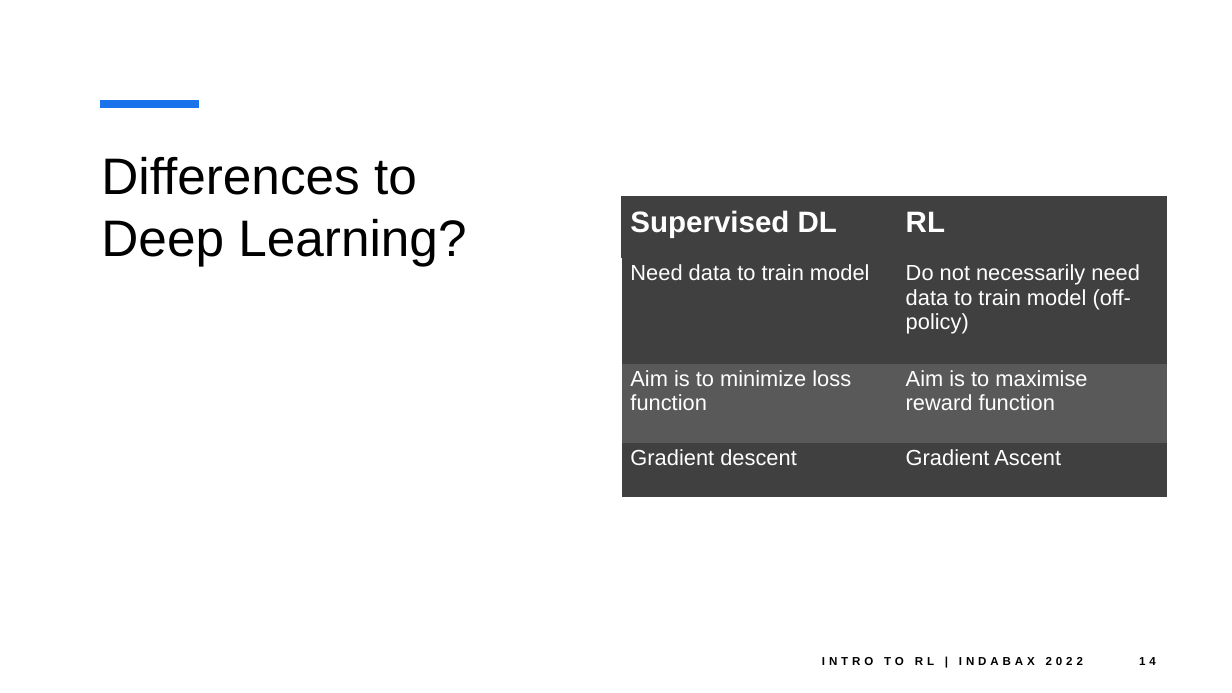
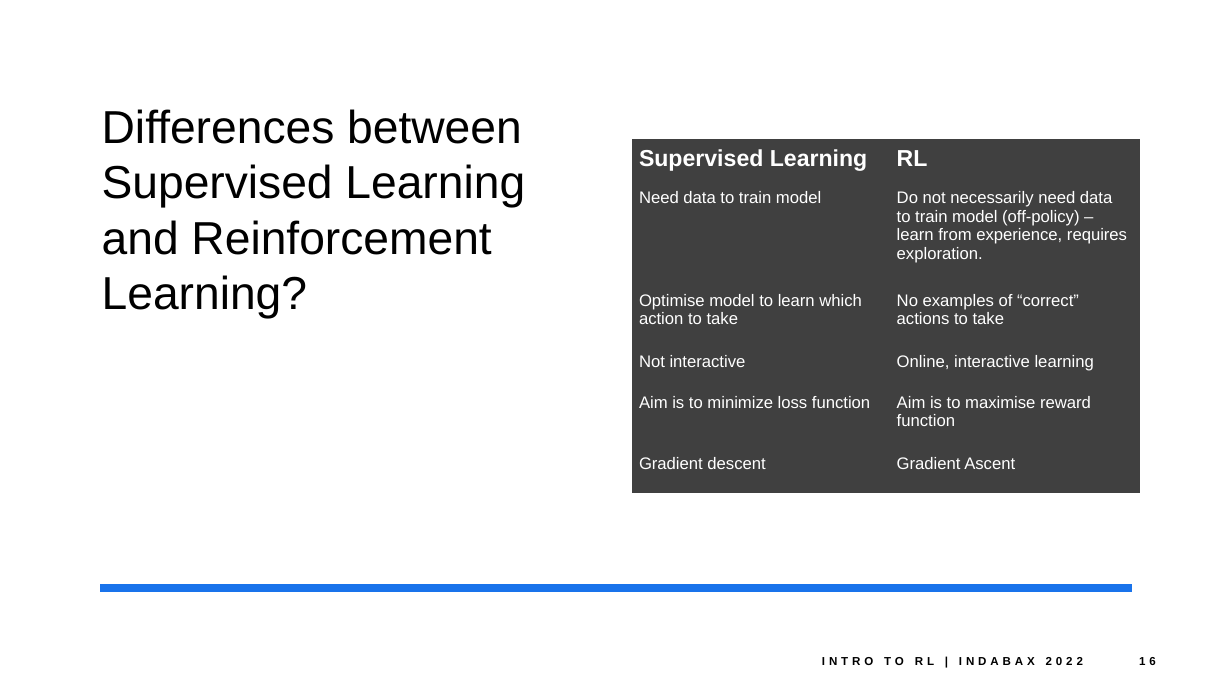
Before and after one commit to ashwineepandey/talk-indabax-2022, a slide deck: slide 16 of IntroToReinforcementLearning_IndabaX2022_001.pptx (slide 14 before the commit). Drawn at 1232x693 pixels with LibreOffice and Linux fonts; fonts in the diff are those of the drawing. Boxes give left, top, right and bottom in pixels: in the first picture for what was removed or moved away, otherwise in the second. Text is boxed around its words. In the diff, an @@ line names an element or a change of style, - is before the commit and + after.

```diff
--- a/IntroToReinforcementLearning_IndabaX2022_001.pptx
+++ b/IntroToReinforcementLearning_IndabaX2022_001.pptx
@@ line removed from (100, 104) to (199, 104) @@
@@ title at (102, 109, 525, 319): text changed; size 40 to 36 pt @@
-Differences to Deep Learning?
+Differences between Supervised Learning and Reinforcement Learning?
@@ table at (632, 139, 1141, 494) @@
-row 1: Supervised DL | RL
-row 2: Need data to train model | Do not necessarily need data to train model (off-policy)
+row 1: Supervised Learning | RL
+row 2: Need data to train model | Do not necessarily need data to train model (off-policy) – learn from experience, requires exploration.
+row 3: Optimise model to learn which action to take | No examples of “correct” actions to take
+row 4: Not interactive | Online, interactive learning
@@ table: place and size @@
-table at (621, 196, 1167, 497)
+table at (632, 139, 1141, 494)
@@ line added from (101, 589) to (1132, 589), #1973EB 6 pt @@
```
Also in this commit, not shown: 3 other slides changed, 2 slides added, 4 other files.
